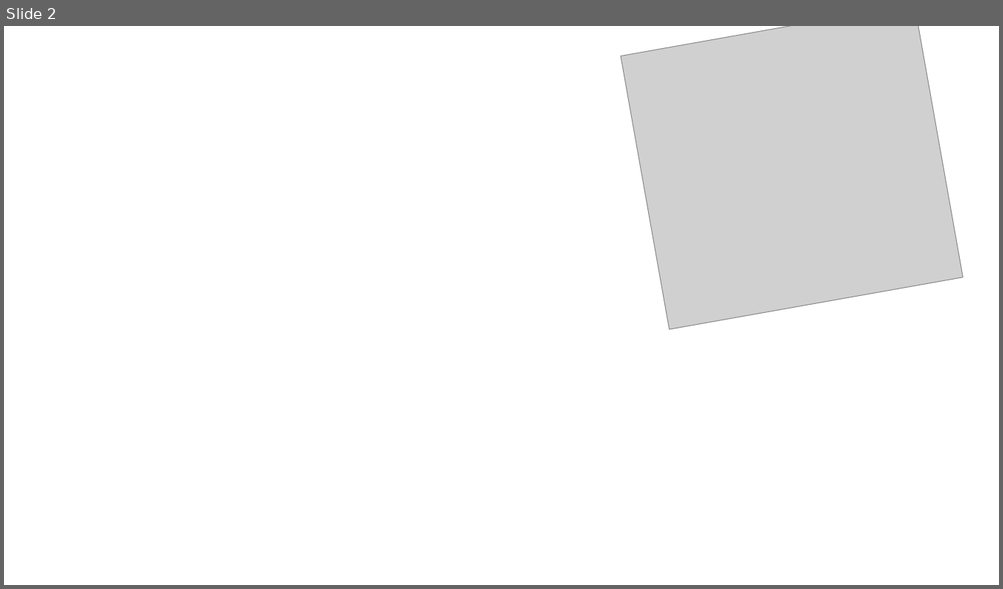
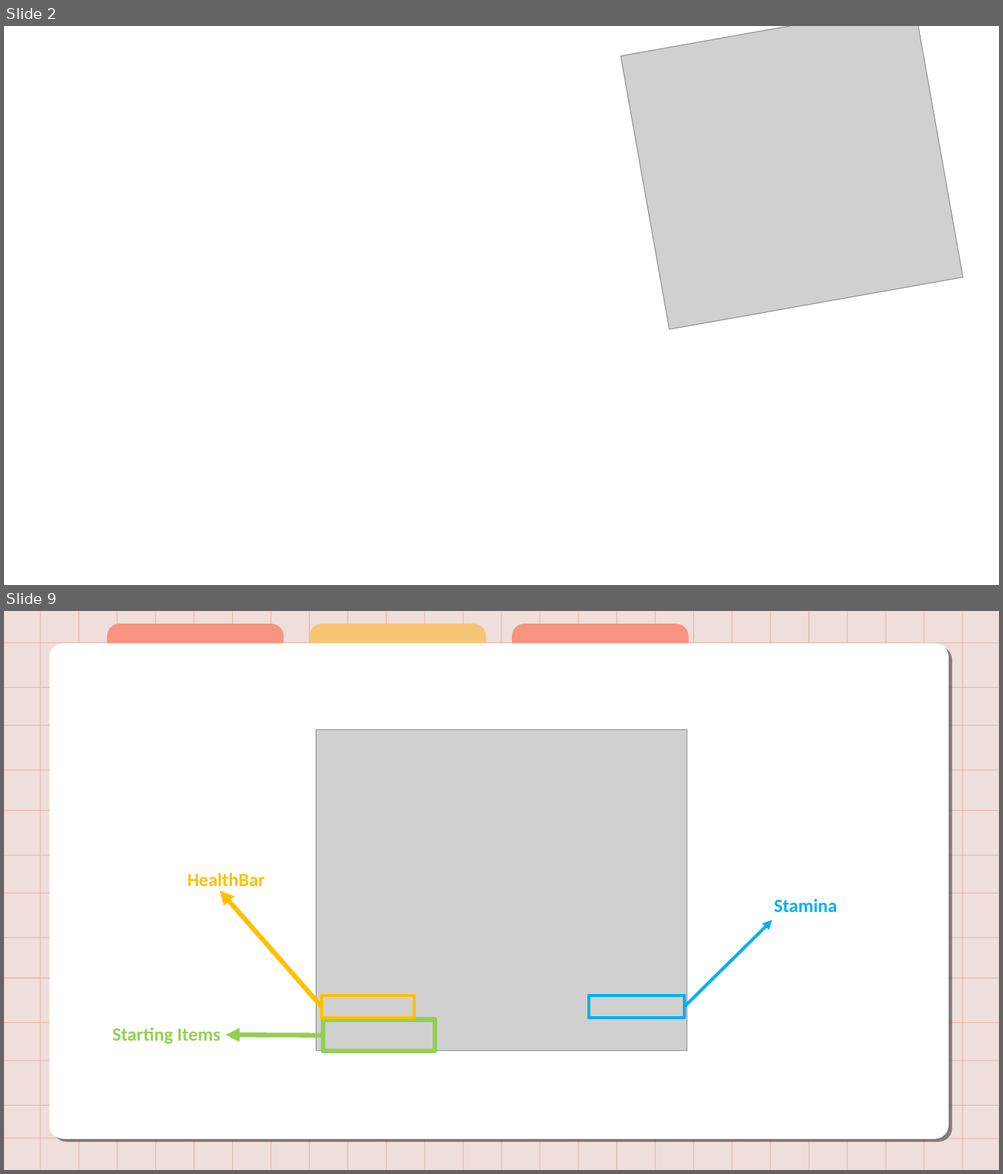
Before and after one commit to HoanxHoan/NguyenVanHoan, a slide deck: Magic of the Wild.pptx. Shown one above the other, each under a label of ours: slide 2 before the commit, slides 2 and 9 after it; the slides between them are not shown. The pictures are 1003x589 and 1003x1174 pixels, drawn with LibreOffice and Linux fonts; fonts in the diff are those of the drawing; grey boxes stand for pictures; background and template pictures are left out. Boxes give left, top, right and bottom in pixels: in the first picture for what was removed or moved away, otherwise in the second. Text is boxed around its words. In the diff, an @@ line names an element or a change of style, - is before the commit and + after.

```diff
--- a/Magic of the Wild.pptx
+++ b/Magic of the Wild.pptx
@@ slide 9 added at [4, 611, 999, 1170], background #F0DEDA @@
@@ group added at [50, 624, 948, 1139]: 3 round same rects, 1 rounded rectangle @@
@@ picture added at [316, 730, 687, 1052] @@
@@ text added at [188, 873, 265, 886], 18 pt, text #FFC000, bold @@
+HealthBar
@@ arrow added from (322, 1007) to (219, 891), #FFC000 4.5 pt @@
@@ text added at [774, 899, 836, 912], 18 pt, text #00B0F0, bold @@
+Stamina
@@ arrow added from (685, 1007) to (771, 920), #00B0F0 3 pt @@
@@ rectangle added at [321, 996, 414, 1019], outline #FFC000 3 pt @@
@@ rectangle added at [588, 996, 684, 1019], outline #00B0F0 3 pt @@
@@ text added at [112, 1028, 220, 1045], 18 pt, text #92D050, bold @@
+Starting Items
@@ rectangle added at [323, 1020, 435, 1051], outline #92D050 4.5 pt @@
@@ arrow added from (323, 1036) to (225, 1036), #92D050 4.5 pt @@
@@ group added at [4, 612, 999, 1170]: 38 lines @@
```
Also in this commit, not shown: 4 slides changed, 5 other slides added, 6 slides removed, 1 other file.
